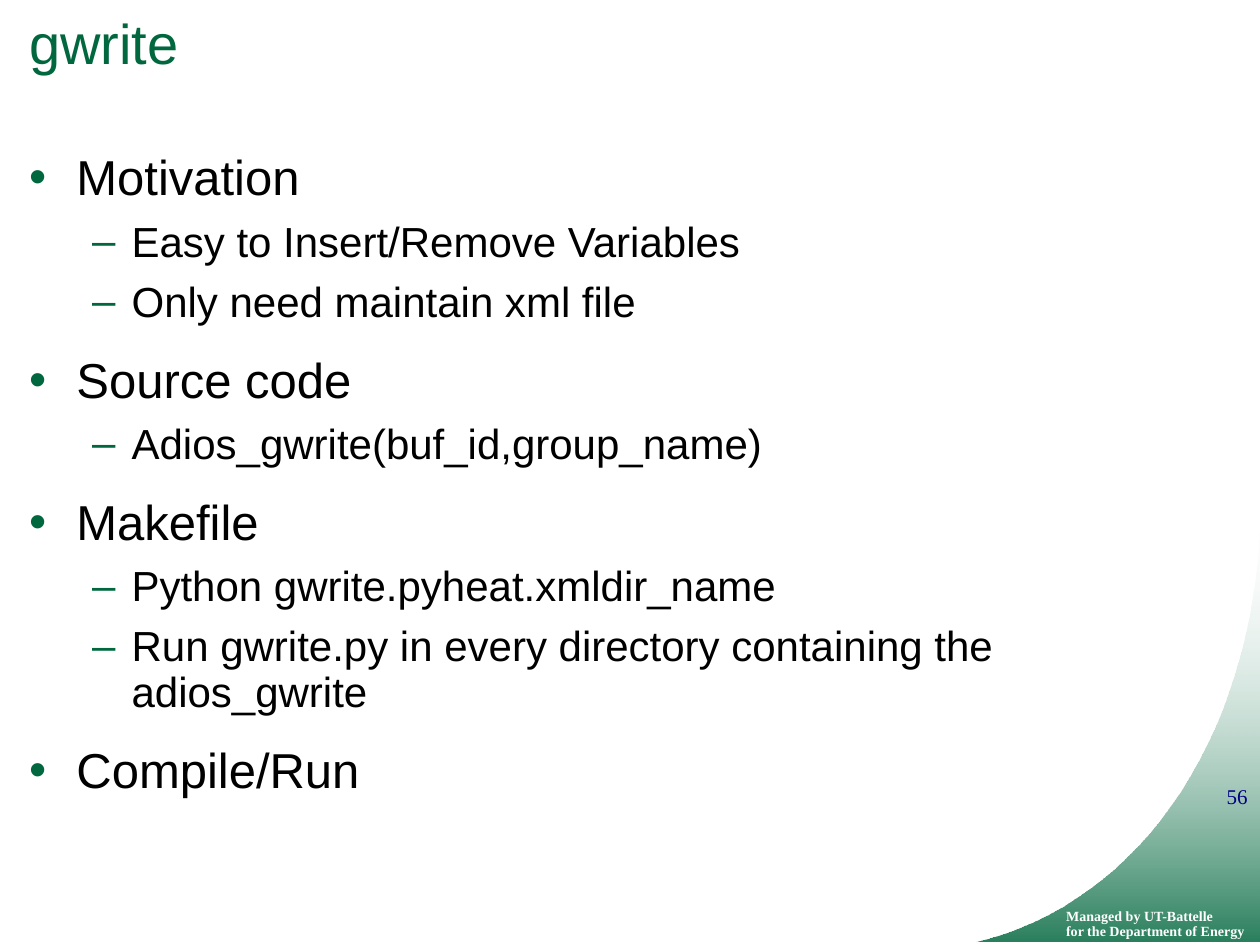
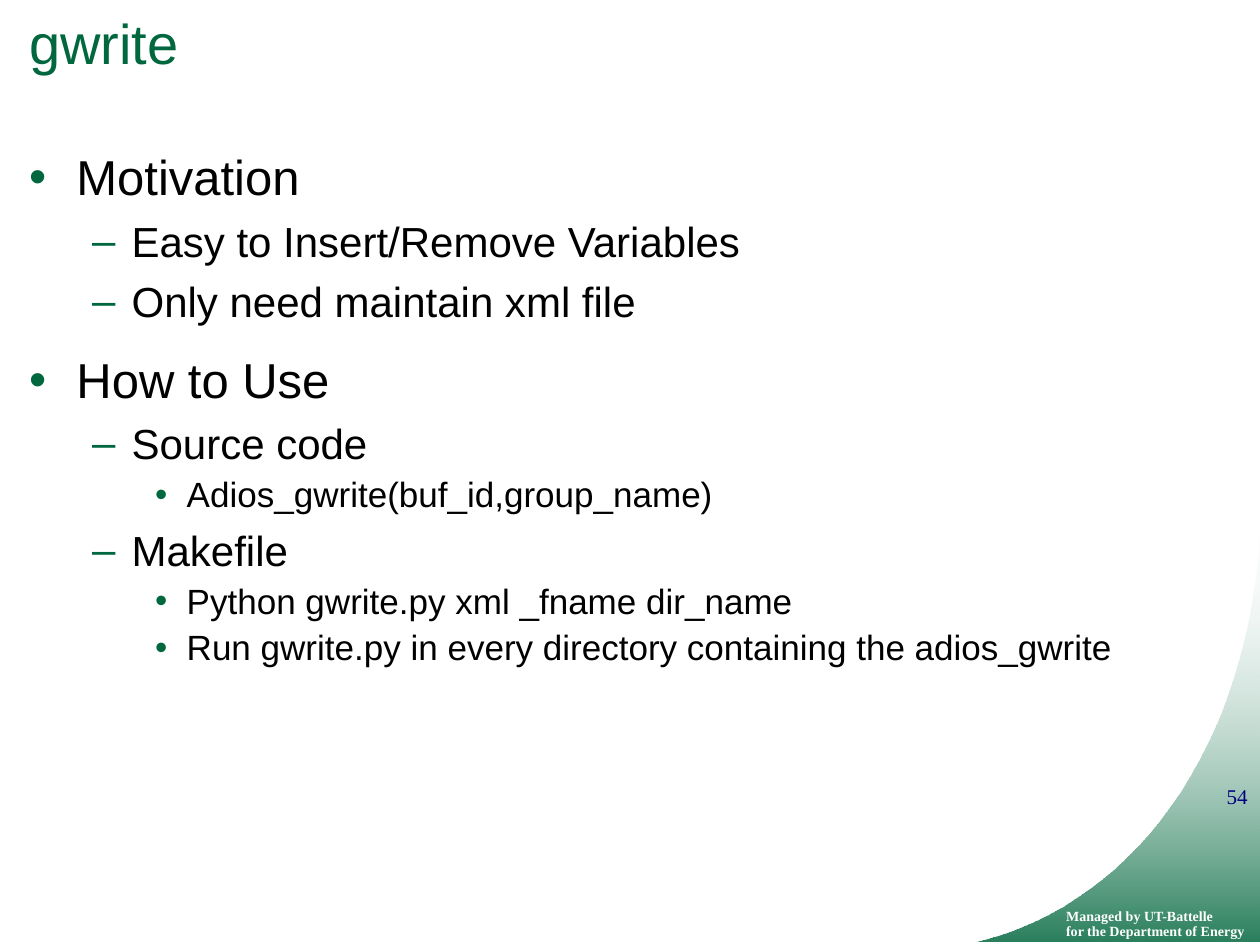
Before and after one commit to ornladios/ADIOS, a slide deck: slide 54 of tutorial/adios_api_scidac_tutorial.pptx (slide 56 before the commit). Drawn at 1260x945 pixels with LibreOffice and Linux fonts; fonts in the diff are those of the drawing; background and template pictures are left out. Boxes give left, top, right and bottom in pixels: in the first picture for what was removed or moved away, otherwise in the second. Text is boxed around its words. In the diff, an @@ line names an element or a change of style, - is before the commit and + after.

```diff
--- a/tutorial/adios_api_scidac_tutorial.pptx
+++ b/tutorial/adios_api_scidac_tutorial.pptx
@@ text at (76,364,329,399): paragraph added @@
+• How to Use
@@ text at (132,428,1112,667): size 28 to 24 pt in "Source code", "Makefile"; size 24 to 20 pt in "Adios_gwrite(buf_id,group_name)", "Run gwrite.py in every directory containing the ..."; bullet • to –; list level 1 to 2 in "Source code"; bullet – to •; list level 2 to 3 in "Adios_gwrite(buf_id,group_name)"; list level 1 to 2 in "Makefile"; list level 2 to 3 in "Run gwrite.py in every directory ..." @@
@@ text at (187,588,792,620): text changed; size 24 to 20 pt @@
-  – Python gwrite.pyheat.xmldir_name
+    • Python gwrite.py xml _fname dir_name
@@ text at (76,752,359,798): paragraph removed @@
-• Compile/Run
@@ page number at (1227,790,1248,804): text changed @@
-56
+54
```
Also in this commit, not shown: 28 other slides changed, 17 slides added, 5 slides removed.
